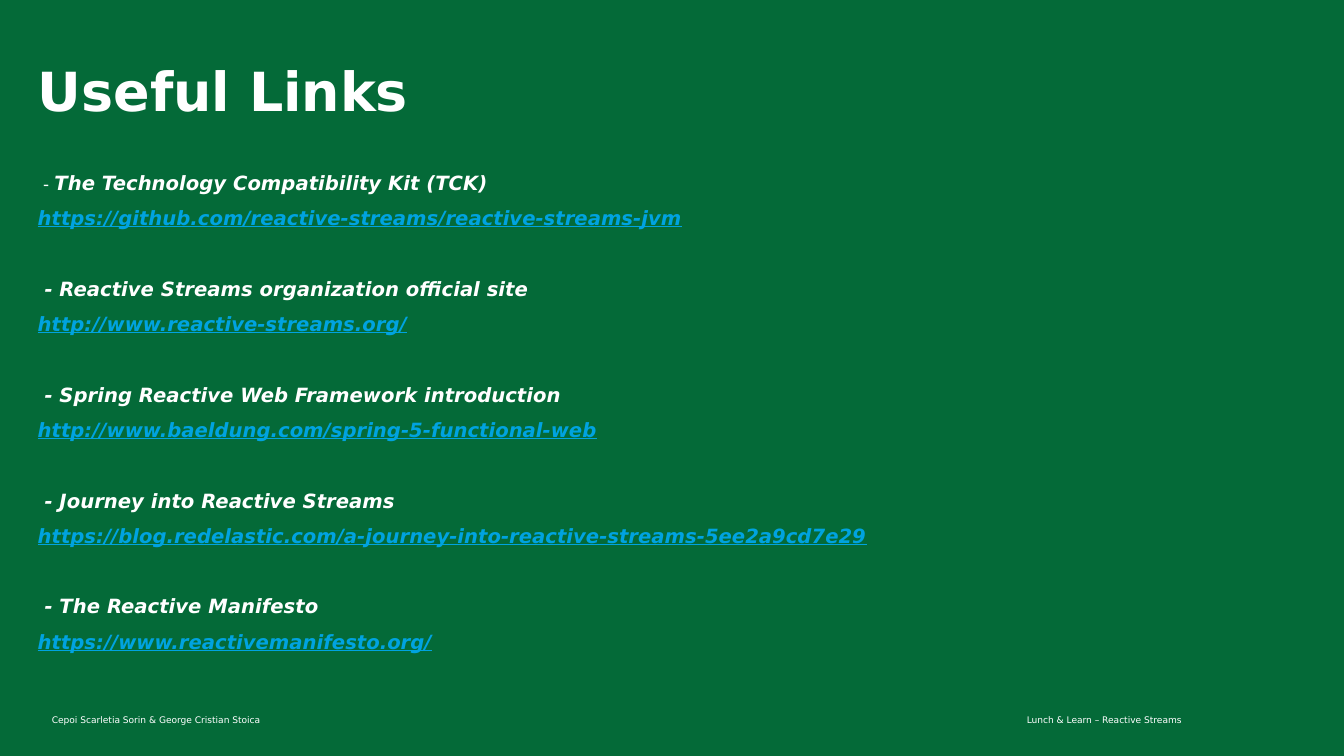
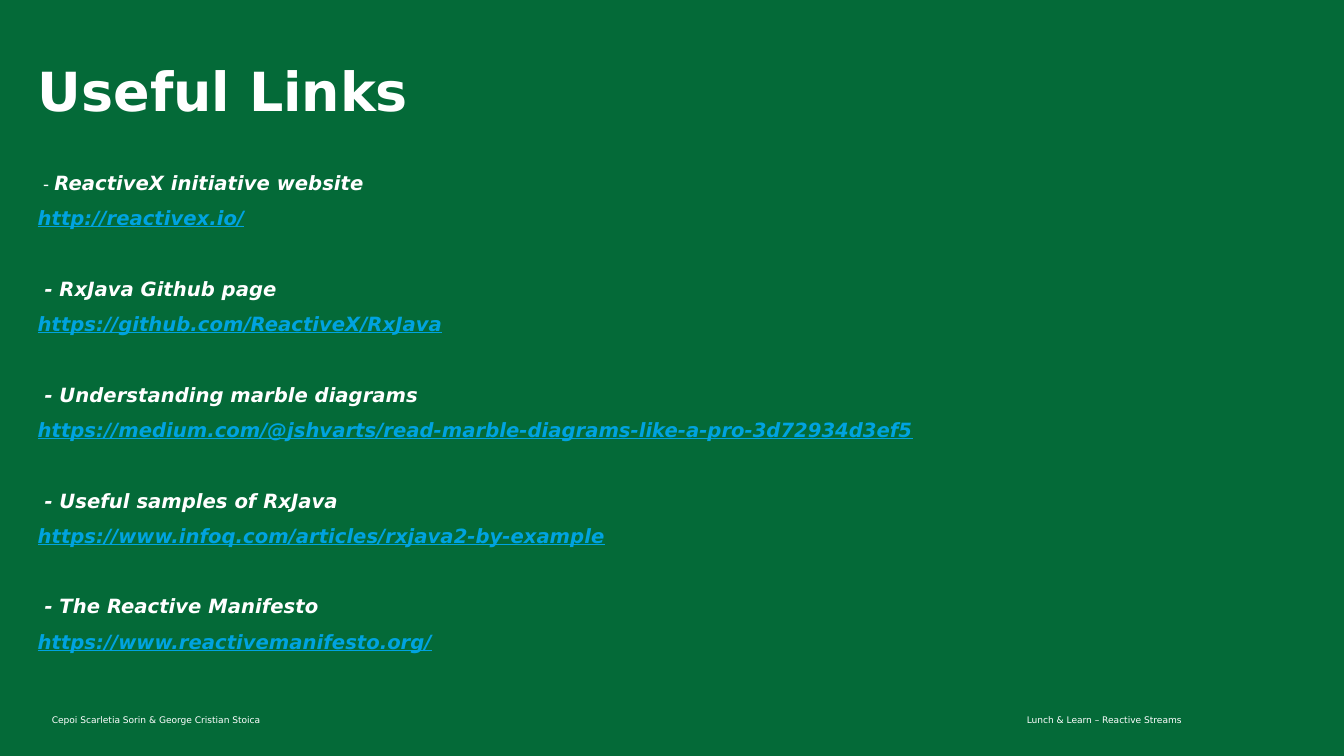
Before and after one commit to icsu/ReactiveStreamsPresentation2018, a slide deck: slide 23 of Presentation/src/Documentation/LunchLearn_ReactiveStreams_RxJava.pptx (slide 20 before the commit). Drawn at 1344x756 pixels with LibreOffice and Linux fonts; fonts in the diff are those of the drawing. Boxes give left, top, right and bottom in pixels: in the first picture for what was removed or moved away, otherwise in the second. Text is boxed around its words. In the diff, an @@ line names an element or a change of style, - is before the commit and + after.

Commit message:
RxJava samples

```diff
--- a/Presentation/src/Documentation/LunchLearn_ReactiveStreams_RxJava.pptx
+++ b/Presentation/src/Documentation/LunchLearn_ReactiveStreams_RxJava.pptx
@@ text at <box>38,175,912,547</box>: text changed @@
-- The Technology Compatibility Kit (TCK)
-https://github.com/reactive-streams/reactive-streams-jvm
-- Reactive Streams organization official site
-http://www.reactive-streams.org/
-- Spring Reactive Web Framework introduction
-http://www.baeldung.com/spring-5-functional-web
-- Journey into Reactive Streams
-https://blog.redelastic.com/a-journey-into-reactive-streams-5ee2a9cd7e29
+- ReactiveX initiative website
+http://reactivex.io/
+- RxJava Github page
+https://github.com/ReactiveX/RxJava
+- Understanding marble diagrams
+https://medium.com/@jshvarts/read-marble-diagrams-like-a-pro-3d72934d3ef5
+- Useful samples of RxJava
+https://www.infoq.com/articles/rxjava2-by-example
```
Also in this commit, not shown: 5 other slides changed, 3 slides added, 6 other files.
